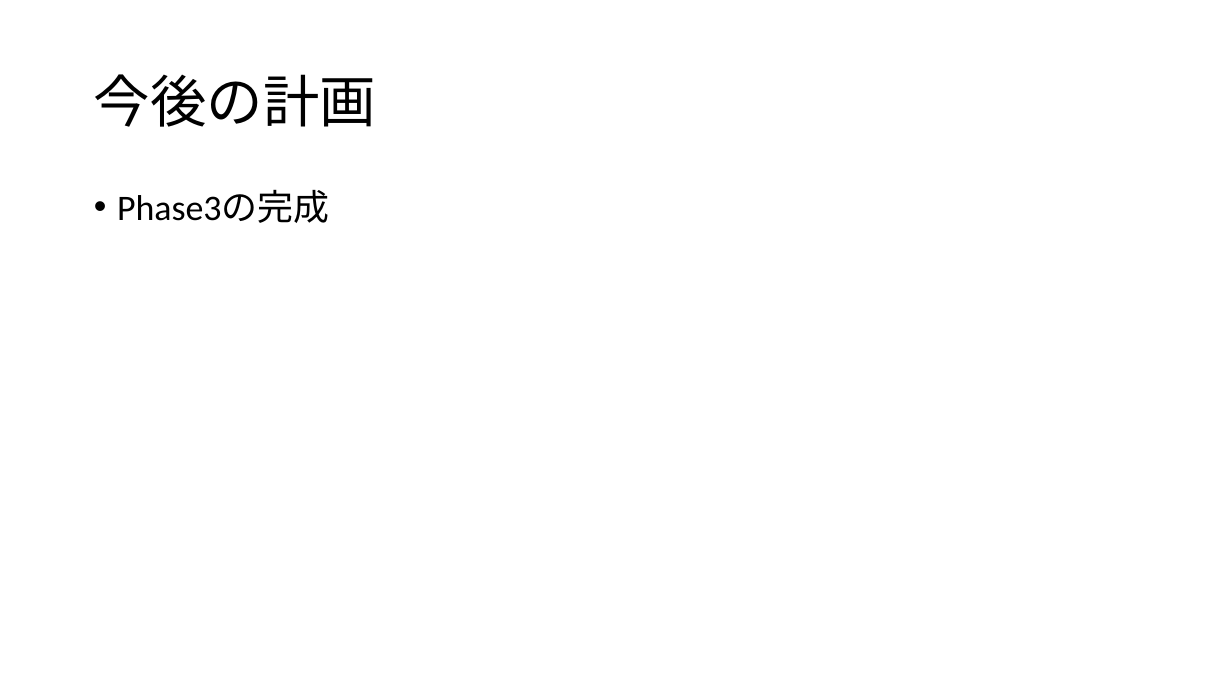
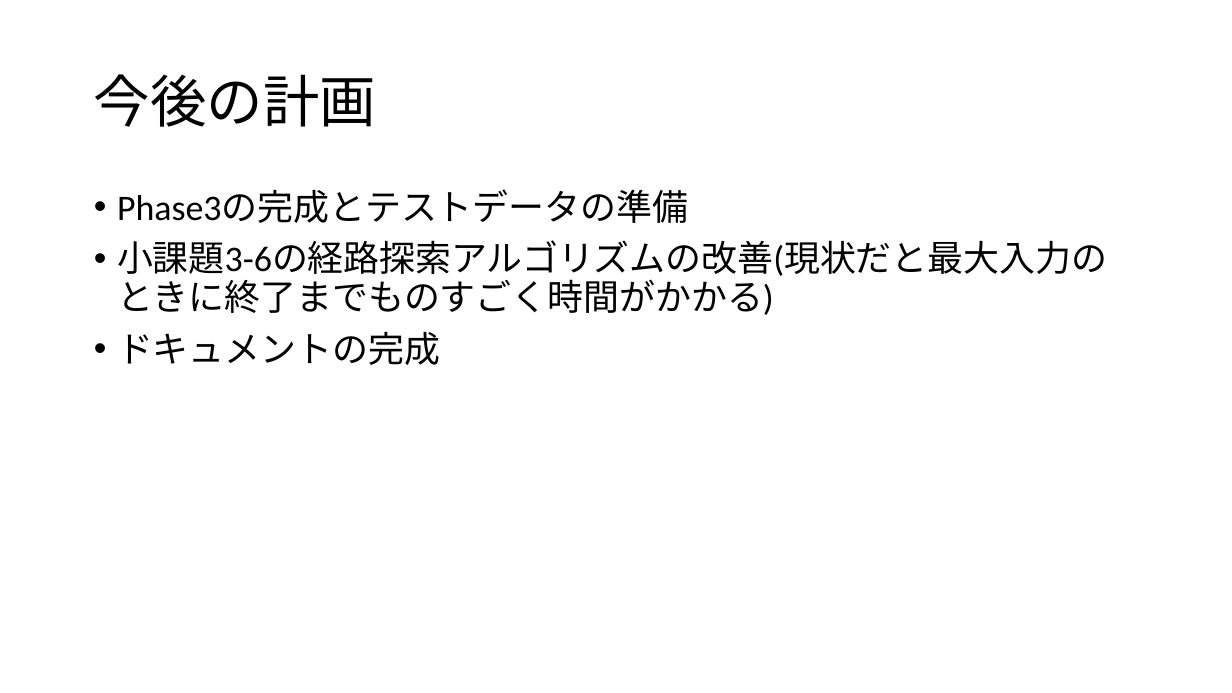
Before and after one commit to ie03-aizu-2019/ie03project-skys, a slide deck: slide 19 of Reports/Midterm.pptx (slide 18 before the commit). Drawn at 1232x693 pixels with LibreOffice and Linux fonts; fonts in the diff are those of the drawing. Boxes give left, top, right and bottom in pixels: in the first picture for what was removed or moved away, otherwise in the second. Text is boxed around its words. In the diff, an @@ line names an element or a change of style, - is before the commit and + after.

```diff
--- a/Reports/Midterm.pptx
+++ b/Reports/Midterm.pptx
@@ text at (x1=117, y1=190, x2=1107, y2=365): text changed @@
-• Phase3の完成
+• Phase3の完成とテストデータの準備
+• 小課題3-6の経路探索アルゴリズムの改善(現状だと最大入力のときに終了までものすごく時間がかかる)
+• ドキュメントの完成
```
Also in this commit, not shown: 4 other slides changed, 1 slide added.
